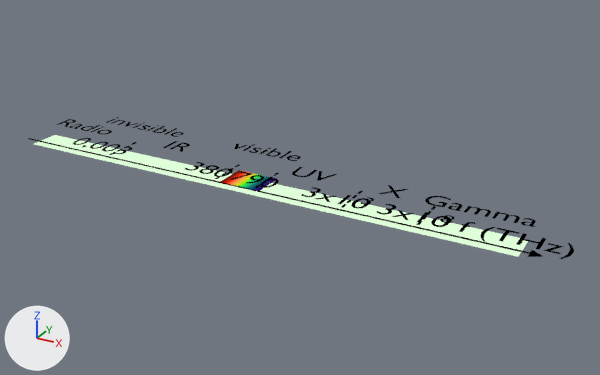
What one commit did to the Blender file images/lumiere/spectre_electromagnetique.blend.
The view is the same before and after, from a 50 mm camera at (4.22, -6.62, 3.34) aimed at (0.5, 0.13, -0.04). Arrows for +X, +Y and +Z are at lower left; the lights stay in place. Text is drawn in Blender's own font.

Objects in the first picture: '0,003', '380', '3e3', '3e8', '790', 'Axe', 'Domaines', 'Gamma', 'IR', 'Invisible', 'Radio', 'Spectre EM', 'Spectre visible', 'Texte luciole.014', 'UV', 'Visible', 'X', 'f (THz)'.
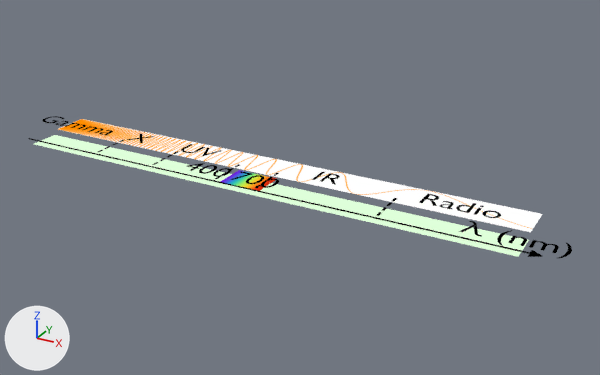
What changed in the scene script:
```text
Add mat_arc_en_ciel:
    mat_arc_en_ciel = bpy.data.materials.new('Arc-en-ciel')
    # nodes: Emission, Mapping, OutputMaterial, SeparateXYZ, TexCoord, ValToRGB
    # colours: red #d02908, red #ff3e18, yellow #f4e524, green #25f164, blue #1772e6, purple #6c15db
Add mat_onde:
    mat_onde = bpy.data.materials.new('Onde')
    mat_onde.use_nodes = True; mat_onde.node_tree.nodes.clear()
    _N = mat_onde.node_tree.nodes; _L = mat_onde.node_tree.links
    n0 = _N.new('ShaderNodeOutputMaterial'); n0.name = 'Material Output'
    n1 = _N.new('ShaderNodeMapping'); n1.name = 'Mapping'
    n2 = _N.new('ShaderNodeTexCoord'); n2.name = 'Texture Coordinate'
    n3 = _N.new('ShaderNodeTexImage'); n3.name = 'Image Texture'
    n3.image = img_longueur_onde_spectre_png
    _L.new(n3.outputs[0], n0.inputs[0])  # 'Color' to 'Surface'
    _L.new(n1.outputs[0], n3.inputs[0])  # 'Vector' to 'Vector'
    _L.new(n2.outputs[2], n1.inputs[0])  # 'UV' to 'Vector'
Add me_plane_006:
    me_plane_006 = me_plane_006.copy(); me_plane_006.name = 'Plane.006'
Add txt_text_026:
    txt_text_026 = bpy.data.curves.new('Text.026', 'FONT')
    txt_text_026.body = 'λ (nm)'
    txt_text_026.materials.append(mat_texte)  # black #000000
    txt_text_026.align_x = 'CENTER'
Add txt_text_011:
    txt_text_011 = bpy.data.curves.new('Text.011', 'FONT')
    txt_text_011.body = 'X'
    txt_text_011.materials.append(mat_texte)  # black #000000
    txt_text_011.align_x = 'CENTER'
Add txt_text_017:
    txt_text_017 = bpy.data.curves.new('Text.017', 'FONT')
    txt_text_017.body = 'UV'
    txt_text_017.materials.append(mat_texte)  # black #000000
    txt_text_017.align_x = 'CENTER'
Add txt_text_024:
    txt_text_024 = bpy.data.curves.new('Text.024', 'FONT')
    txt_text_024.body = 'Radio'
    txt_text_024.materials.append(mat_texte)  # black #000000
    txt_text_024.align_x = 'CENTER'
Add txt_text_025:
    txt_text_025 = bpy.data.curves.new('Text.025', 'FONT')
    txt_text_025.body = 'IR'
    txt_text_025.materials.append(mat_texte)  # black #000000
    txt_text_025.align_x = 'CENTER'
Add txt_text_005:
    txt_text_005 = bpy.data.curves.new('Text.005', 'FONT')
    txt_text_005.body = 'Gamma'
    txt_text_005.materials.append(mat_texte)  # black #000000
    txt_text_005.align_x = 'CENTER'
Add txt_text_028:
    txt_text_028 = bpy.data.curves.new('Text.028', 'FONT')
    txt_text_028.body = '700'
    txt_text_028.materials.append(mat_texte)  # black #000000
    txt_text_028.align_x = 'CENTER'
Add txt_text_027:
    txt_text_027 = bpy.data.curves.new('Text.027', 'FONT')
    txt_text_027.body = '400'
    txt_text_027.materials.append(mat_texte)  # black #000000
    txt_text_027.align_x = 'CENTER'
Change ob_spectre_visible:
    ob_spectre_visible: bpy.data.objects.new('Spectre visible', me_plane) -> bpy.data.objects.new('Spectre visible', me_plane_006)
Remove ob_invisible:
    ob_invisible = bpy.data.objects.new('Invisible', txt_text_013)
Remove ob_visible:
    ob_visible = bpy.data.objects.new('Visible', txt_text_012)
Change ob_domaines:
    ob_domaines.location: (1.819, -0.27, 0.061) -> (1.763, -0.27, 0.061)
Remove ob_gamma:
    ob_gamma = bpy.data.objects.new('Gamma', txt_text_010)
Remove ob_ir:
    ob_ir = bpy.data.objects.new('IR', txt_text_006)
Remove ob_radio:
    ob_radio = bpy.data.objects.new('Radio', txt_text_007)
Remove ob_uv:
    ob_uv = bpy.data.objects.new('UV', txt_text_008)
Remove ob_x:
    ob_x = bpy.data.objects.new('X', txt_text_009)
Remove ob_0_003:
    ob_0_003 = bpy.data.objects.new('0,003', txt_text_022)
Remove ob_380:
    ob_380 = bpy.data.objects.new('380', txt_text_015)
Remove ob_3e3:
    ob_3e3 = bpy.data.objects.new('3e3', txt_text_020)
Remove ob_3e8:
    ob_3e8 = bpy.data.objects.new('3e8', txt_text_018)
Remove ob_790:
    ob_790 = bpy.data.objects.new('790', txt_text_016)
Change ob_f__thz:
    ob_f__thz: bpy.data.objects.new('f (THz)', txt_text_023) -> bpy.data.objects.new('f (THz)', txt_text_026)
Change ob_texte_luciole_012:
    remove ob_texte_luciole_012.parent = ob_3e3
Remove ob_texte_luciole_014:
    ob_texte_luciole_014 = bpy.data.objects.new('Texte luciole.014', txt_text_019)
Add ob_x_001:
    ob_x_001 = bpy.data.objects.new('X.001', txt_text_011)
    ob_x_001.location = (-1.403, -0.105, 0.194)
    ob_x_001.scale = (0.332, 0.332, 0.332)
Add ob_uv_001:
    ob_uv_001 = bpy.data.objects.new('UV.001', txt_text_017)
    ob_uv_001.location = (-0.627, -0.105, 0.194)
    ob_uv_001.scale = (0.332, 0.332, 0.332)
Add ob_radio_001:
    ob_radio_001 = bpy.data.objects.new('Radio.001', txt_text_024)
    ob_radio_001.location = (2.22, -0.105, 0.194)
    ob_radio_001.scale = (0.332, 0.332, 0.332)
Add ob_ir_001:
    ob_ir_001 = bpy.data.objects.new('IR.001', txt_text_025)
    ob_ir_001.location = (0.878, -0.105, 0.194)
    ob_ir_001.scale = (0.332, 0.332, 0.332)
Add ob_gamma_001:
    ob_gamma_001 = bpy.data.objects.new('Gamma.001', txt_text_005)
    ob_gamma_001.location = (-2.296, -0.105, 0.194)
    ob_gamma_001.scale = (0.332, 0.332, 0.332)
Add ob_790_001:
    ob_790_001 = bpy.data.objects.new('790.001', txt_text_028)
    ob_790_001.location = (0.288, -0.486, 0.194)
    ob_790_001.scale = (0.332, 0.332, 0.332)
Add ob_380_001:
    ob_380_001 = bpy.data.objects.new('380.001', txt_text_027)
    ob_380_001.location = (-0.255, -0.486, 0.194)
    ob_380_001.scale = (0.332, 0.332, 0.332)
Add ob_longueur_d_onde:
    ob_longueur_d_onde = bpy.data.objects.new("Longueur d'onde", me_plane_005.copy())  # the mesh of ob_longueur_d_onde
    ob_longueur_d_onde.location = (0.0, 0.412, 0.0)
    ob_longueur_d_onde.rotation_euler = (0.0, 0.0, 6.283)  # degrees (0, 0, 360)
```

Location of each change, (x1, y1, x2, y2) in pixels of the pictures (600 x 375 px):
"Longueur d'onde", added
    after: (58, 119, 542, 232)
'f (THz)', reshaped
    before: (459, 222, 574, 259)
    after: (459, 221, 572, 258)
'Gamma', deleted
    before: (425, 196, 536, 227)
'Radio.001', added
    after: (419, 194, 501, 218)
'3e8', deleted
    before: (377, 204, 450, 227)
'3e3', deleted
    before: (301, 187, 370, 208)
'Domaines', moved
    before: (109, 142, 436, 225)
    after: (98, 140, 397, 216)
'0,003', deleted
    before: (73, 138, 132, 154)
'Invisible', deleted
    before: (106, 117, 184, 137)
'Visible', deleted
    before: (235, 144, 301, 161)
'Gamma.001', added
    after: (43, 116, 113, 135)
'380', deleted
    before: (185, 162, 233, 177)
'790.001', added
    after: (231, 171, 279, 188)
'380.001', added
    after: (187, 163, 231, 177)
'790', deleted
    before: (230, 171, 279, 188)
'Radio', deleted
    before: (56, 119, 112, 134)
'UV', deleted
    before: (292, 167, 337, 181)
'IR.001', added
    after: (312, 172, 340, 185)
'UV.001', added
    after: (181, 144, 222, 156)
'IR', deleted
    before: (163, 141, 190, 152)
'X', deleted
    before: (377, 185, 409, 198)
'Texte luciole.014', deleted
    before: (440, 215, 454, 223)
'X.001', added
    after: (126, 133, 154, 143)
